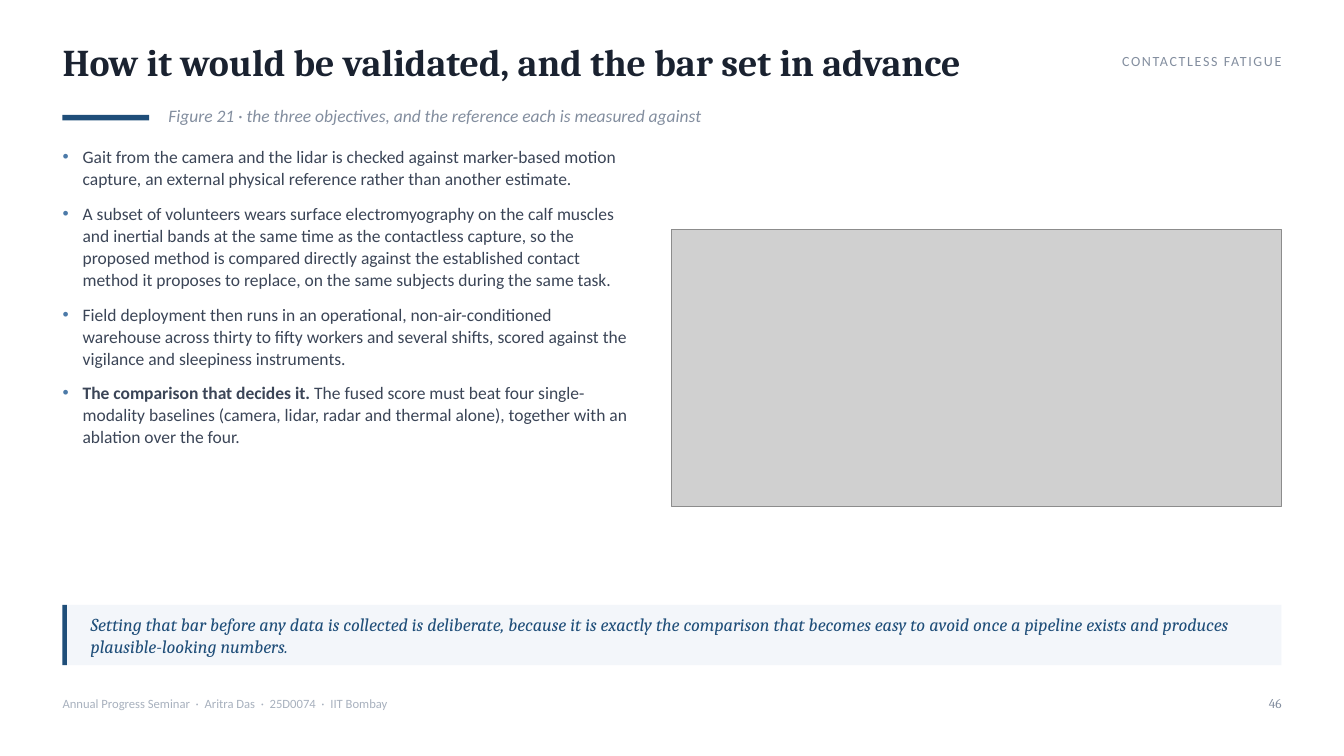
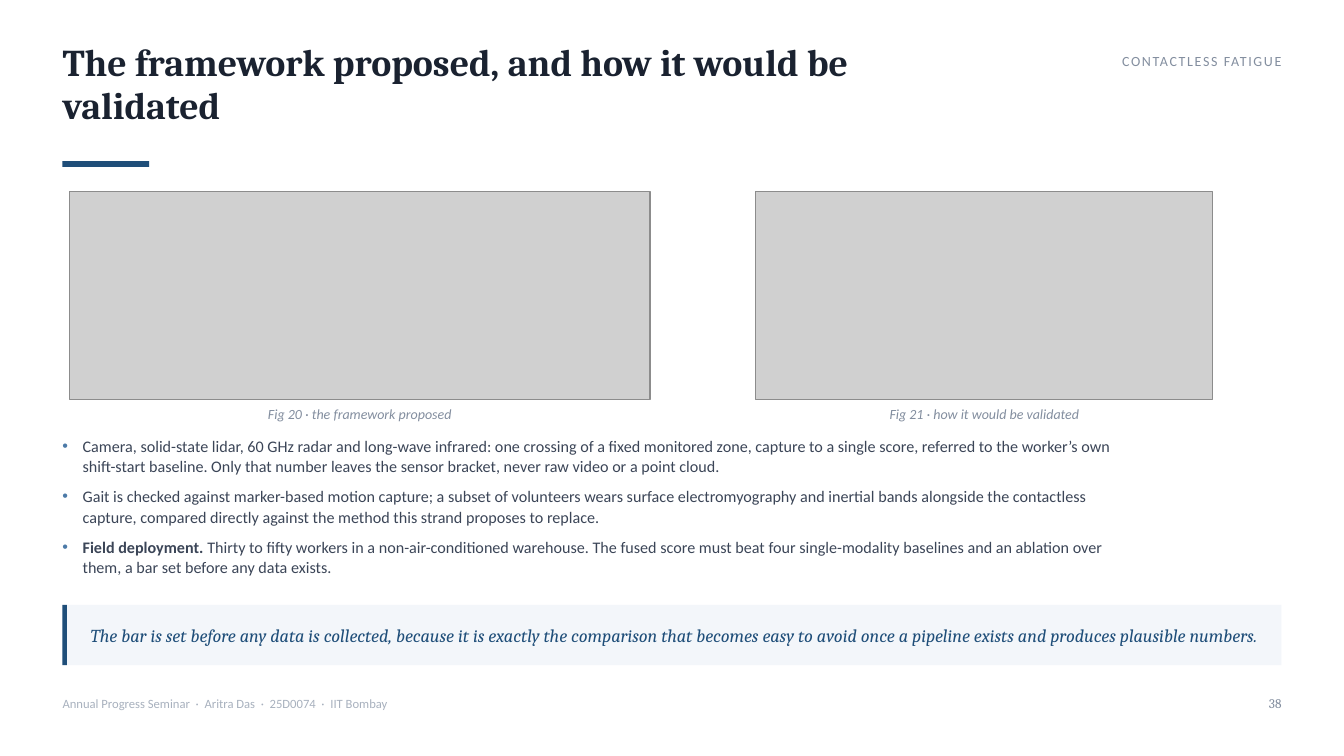
Before and after one commit to AritraD11/NarrowAisleBot, a slide deck: slide 38 of docs/aps_report/seminar_final/NarrowAisleBot_APS_Seminar.pptx (slide 46 before the commit). Drawn at 1344x756 pixels with LibreOffice and Linux fonts; fonts in the diff are those of the drawing; grey boxes stand for pictures. Boxes give left, top, right and bottom in pixels: in the first picture for what was removed or moved away, otherwise in the second. Text is boxed around its words. In the diff, an @@ line names an element or a change of style, - is before the commit and + after.

```diff
--- a/docs/aps_report/seminar_final/NarrowAisleBot_APS_Seminar.pptx
+++ b/docs/aps_report/seminar_final/NarrowAisleBot_APS_Seminar.pptx
@@ text at (x1=63, y1=49, x2=848, y2=120): text changed @@
-How it would be validated, and the bar set in advance
+The framework proposed, and how it would be validated
@@ text removed at (x1=168, y1=110, x2=701, y2=125) @@
-Figure 21 · the three objectives, and the reference each is measured against
@@ rectangle moved from (x1=63, y1=115, x2=149, y2=121) to (x1=63, y1=161, x2=149, y2=167) @@
@@ text removed at (x1=83, y1=151, x2=627, y2=443) @@
-• Gait from the camera and the lidar is checked against marker-based motion capture, an external physical reference rather than another estimate.
-• A subset of volunteers wears surface electromyography on the calf muscles and inertial bands at the same time as the contactless capture, so the proposed method is compared directly against the established contact method it proposes to replace, on the same subjects during the same task.
-• Field deployment then runs in an operational, non-air-conditioned warehouse across thirty to fifty workers and several shifts, scored against the vigilance and sleepiness instruments.
-• The comparison that decides it. The fused score must beat four single-modality baselines (camera, lidar, radar and thermal alone), together with an ablation over the four.
@@ picture added at (x1=70, y1=192, x2=650, y2=399) @@
@@ picture resized from (x1=673, y1=230, x2=1282, y2=507) to (x1=756, y1=192, x2=1213, y2=399) @@
@@ text added at (x1=268, y1=409, x2=452, y2=422), 10 pt, text #838E9F, italic @@
+Fig 20 · the framework proposed
@@ text added at (x1=890, y1=409, x2=1079, y2=422), 10 pt, text #838E9F, italic @@
+Fig 21 · how it would be validated
@@ text added at (x1=83, y1=441, x2=1109, y2=576), 11.5 pt, text #3B4557 @@
+• Camera, solid-state lidar, 60 GHz radar and long-wave infrared: one crossing of a fixed monitored zone, capture to a single score, referred to the worker’s own shift-start baseline. Only that number leaves the sensor bracket, never raw video or a point cloud.
+• Gait is checked against marker-based motion capture; a subset of volunteers wears surface electromyography and inertial bands alongside the contactless capture, compared directly against the method this strand proposes to replace.
+• Field deployment. Thirty to fifty workers in a non-air-conditioned warehouse. The fused score must beat four single-modality baselines and an ablation over them, a bar set before any data exists.
@@ text at (x1=91, y1=629, x2=1257, y2=646): text changed @@
-Setting that bar before any data is collected is deliberate, because it is exactly the comparison that becomes easy to avoid once a pipeline exists and produces plausible-looking numbers.
+The bar is set before any data is collected, because it is exactly the comparison that becomes easy to avoid once a pipeline exists and produces plausible numbers.
@@ text at (x1=1269, y1=699, x2=1282, y2=708): text changed @@
-46
+38
```
Also in this commit, not shown: 36 other slides changed, 2 slides added, 10 slides removed, 3 other files.
